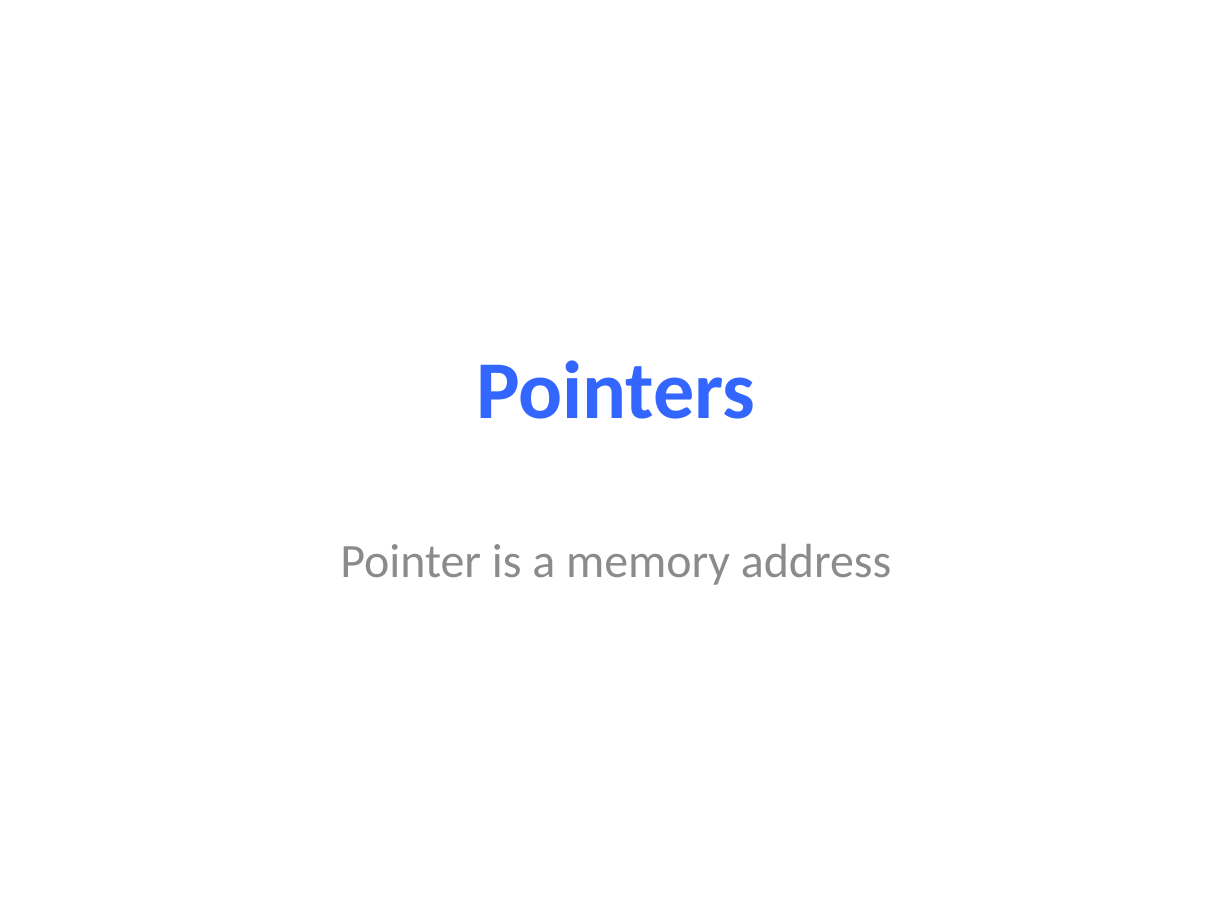
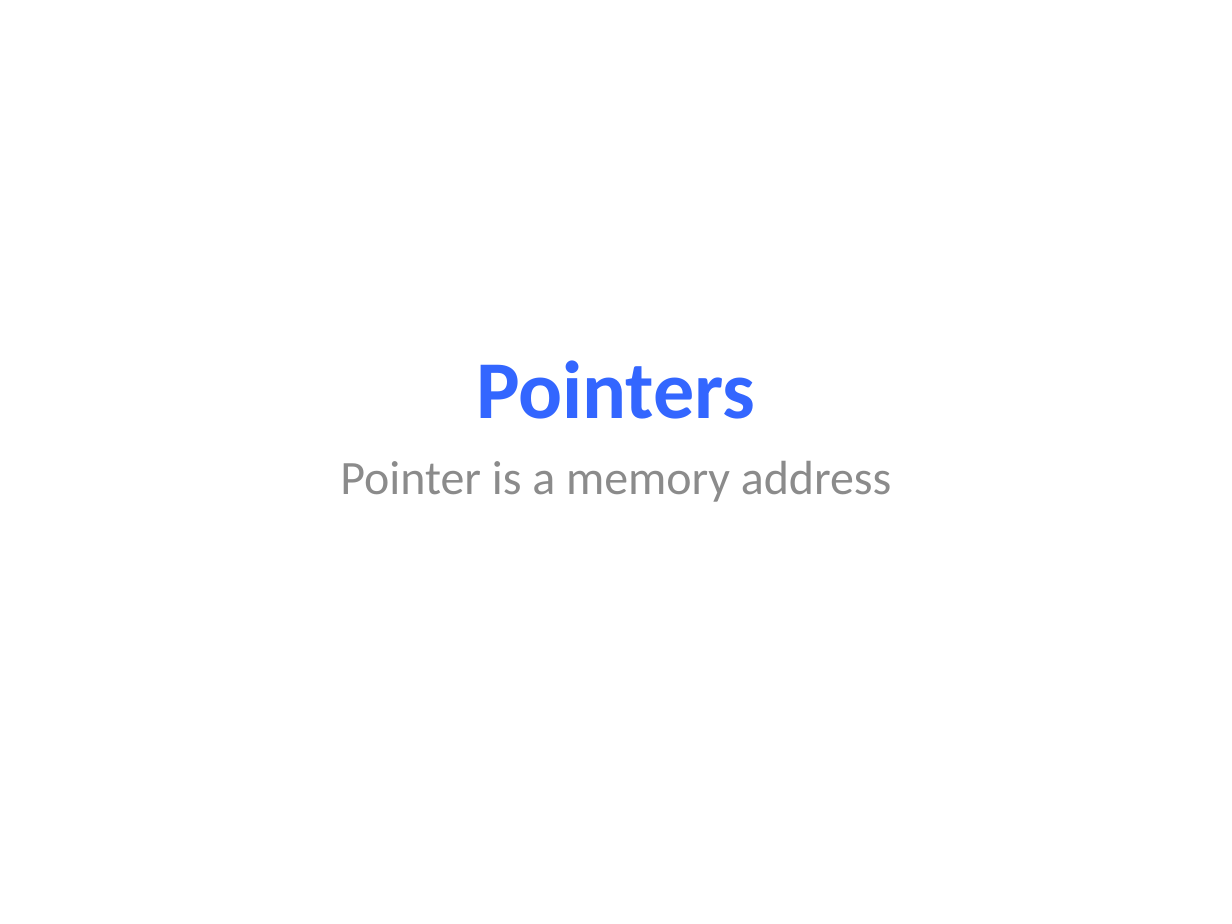
Before and after one commit to NYU-CSO/nyu-cso.github.io, a slide deck: slide 4 of notes/05-pointer_array.pptx. Drawn at 1232x924 pixels with LibreOffice and Linux fonts; fonts in the diff are those of the drawing. Boxes give left, top, right and bottom in pixels: in the first picture for what was removed or moved away, otherwise in the second. Text is boxed around its words. In the diff, an @@ line names an element or a change of style, - is before the commit and + after.

```diff
--- a/notes/05-pointer_array.pptx
+++ b/notes/05-pointer_array.pptx
@@ subtitle "Pointer is a memory address": place and size @@
-subtitle "Pointer is a memory address" at [340, 544, 891, 585]
+subtitle "Pointer is a memory address" at [340, 461, 891, 502]
```
Also in this commit, not shown: 1 other slide changed, 1 slide added, 5 other files.
